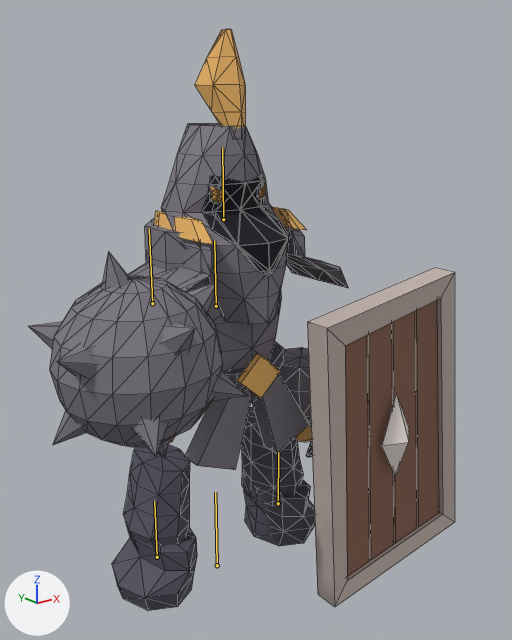
The Blender file art/enemies/guardian/production/animated/guardian.blend, before and after one commit.
Before and after are seen from a 50 mm camera at (-0.751, -1.073, 0.965) aimed at (0.004, -0.129, 0.587). Lighting does not change. The marker at lower left points along +X, +Y and +Z. The older version comes first. Both versions are drawn at frame 1 of the action 'Spawn'; the numbers are the values there. The bones that bend it are drawn over the model as lines. Mesh edges are drawn as thin lines.

Objects in the first picture: 'guardian | palette mesh'.
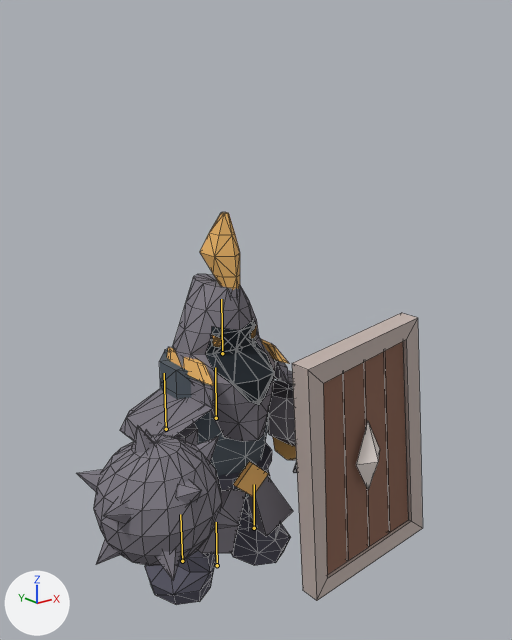
The change, as JSON lines over the scene's bpy script:
```json
{"block": "bone_root", "where": "bone_root = bpy.data.objects['guardian rig'].pose.bones['root']"}
{"op": "set", "path": "bone_root.scale", "old": "(1.0, 1.0, 1.0)", "new": "(0.6, 0.6, 0.6)"}
{"block": "bone_body", "where": "bone_body = bpy.data.objects['guardian rig'].pose.bones['body']  # child of 'root'"}
{"op": "set", "path": "bone_body.scale", "old": "(0.7, 0.7, 0.7)", "new": "(1.0, 1.0, 1.0)"}
{"block": "bone_leg_l", "where": "bone_leg_l = bpy.data.objects['guardian rig'].pose.bones['leg.L']  # child of 'root'"}
{"op": "set", "path": "bone_leg_l.scale", "old": "(0.7, 0.7, 0.7)", "new": "(1.0, 1.0, 1.0)"}
{"block": "bone_leg_r", "where": "bone_leg_r = bpy.data.objects['guardian rig'].pose.bones['leg.R']  # child of 'root'"}
{"op": "set", "path": "bone_leg_r.scale", "old": "(0.7, 0.7, 0.7)", "new": "(1.0, 1.0, 1.0)"}
{"block": "bone_shield", "where": "bone_shield = bpy.data.objects['guardian rig'].pose.bones['shield']  # child of 'root'"}
{"op": "set", "path": "bone_shield.scale", "old": "(0.7, 0.7, 0.7)", "new": "(1.0, 1.0, 1.0)"}
```

Changed parts and their boxes [x1, y1, x2, y2] in the pictures (512 x 640 px):
```json
{"object": "guardian | palette mesh", "change": "posed", "before": [28, 29, 455, 611], "after": [77, 212, 423, 605], "on screen": "19% narrower, 32% shorter"}
{"bone": "root", "before": "(217, 565) to (215, 492)", "after": "(217, 565) to (216, 522)"}
{"bone": "body", "before": "(216, 306) to (214, 240)", "after": "(216, 418) to (215, 367)"}
{"bone": "leg.L", "before": "(157, 557) to (154, 501)", "after": "(182, 561) to (180, 514)"}
{"bone": "leg.R", "before": "(278, 503) to (278, 452)", "after": "(254, 528) to (254, 484)"}
{"bone": "shield", "before": "(217, 565) to (216, 515)", "after": "(217, 565) to (216, 522)"}
```
